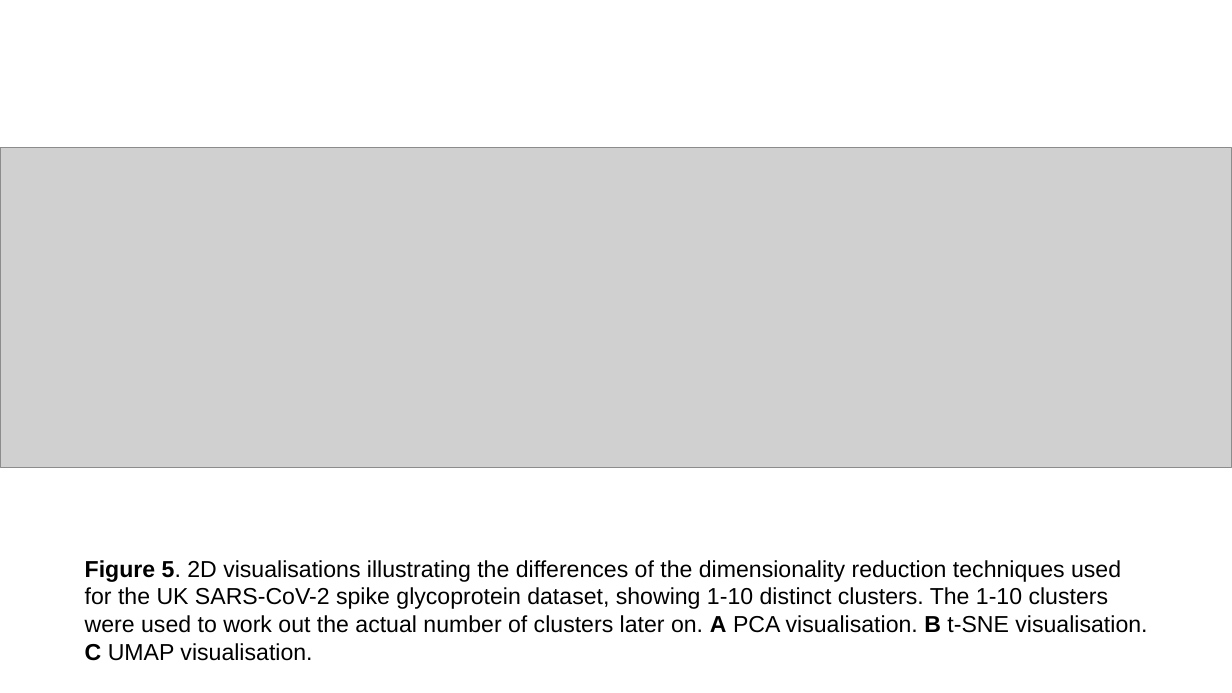
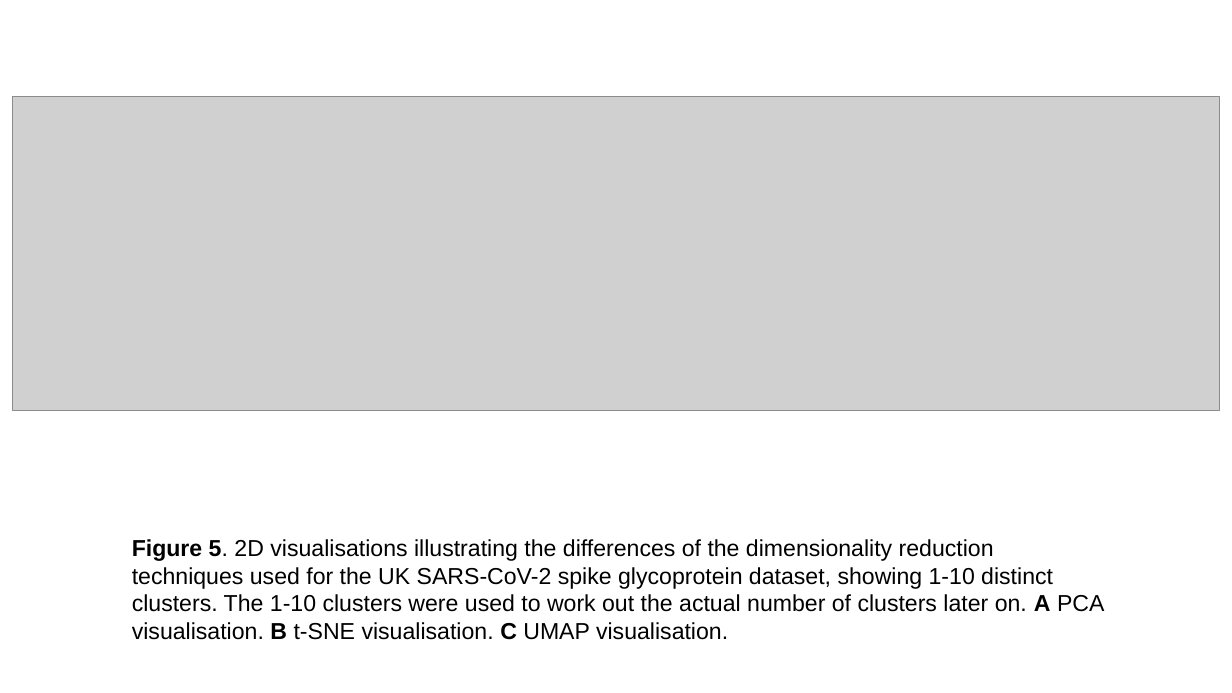
Before and after one commit to sha524/Spike_protein, a slide deck: slide 5 of Plots and Figures/Real plots and figures/Completed figures with captions.pptx. Drawn at 1232x693 pixels with LibreOffice and Linux fonts; fonts in the diff are those of the drawing; grey boxes stand for pictures. Boxes give left, top, right and bottom in pixels: in the first picture for what was removed or moved away, otherwise in the second. Text is boxed around its words. In the diff, an @@ line names an element or a change of style, - is before the commit and + after.

Commit message:
Planning report and figures

```diff
--- a/Plots and Figures/Real plots and figures/Completed figures with captions.pptx
+++ b/Plots and Figures/Real plots and figures/Completed figures with captions.pptx
@@ picture: place and size @@
-picture at box(0, 147, 1232, 468)
+picture at box(13, 96, 1220, 410)
@@ text "Figure 5. 2D visualisations illustrating ..." rewrapped from box(85, 560, 1147, 661) to box(132, 539, 1104, 640) @@
```
Also in this commit, not shown: 4 other slides changed, 4 slides added, 1 slide removed, 1 other file.
